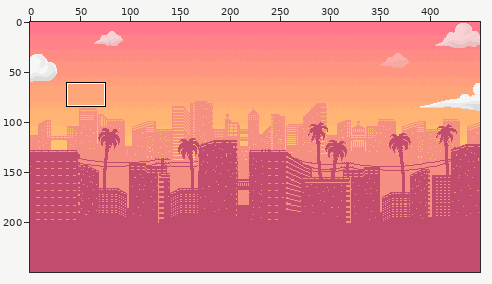
Two states of a sprite sheet, images/slideshow/bg2.png. The first picture is a wide view before the edit; the outline marks the close-up.
Close-up. Before:
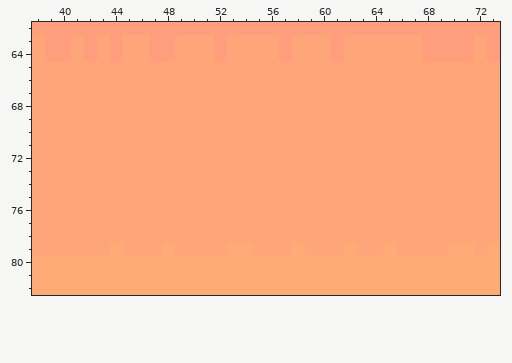
The file is 450x250 pixels. Colours within 5 levels of each other are drawn and written as one. Shown: x 38..73, y 62..82. The commit also changed other parts of the picture, which this record leaves out.
Once edited:
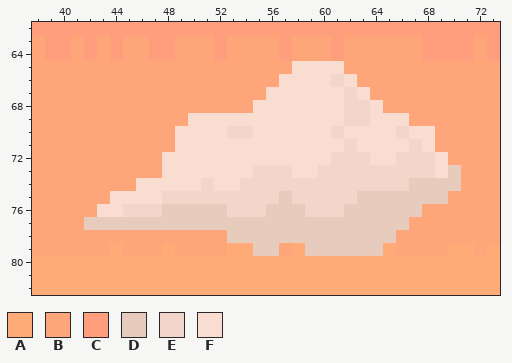
Palette (. is transparent): A #ffab78  B #ffa57a  C #ff9e7d  D #e7ccbe  E #f1d6c9  F #f9ddd1
Diff:
Colour A gives way to colour D in row 79 at x 62.
Colour B gives way to colour D in row 73 at x 70; in row 74 at x 67 to 70; in row 75 at x 57 and 63 to 69; in row 76 at x 48 to 52, 56 to 58 and 62 to 67; in row 77 at x 42 to 66; in row 78 at x 53 to 65.
Colour B gives way to colour D in row 79 at x 55 to 56, 59 to 61 and 63 to 64.
Colour B gives way to colour E in row 66 at x 61; in row 67 at x 62; in rows 68 to 69 at x 62 to 63; in row 70 at x 53 to 54, 61 and 66; in row 71 at x 62 and 67; in row 72 at x 61 to 63 and 66 to 68.
Colour B gives way to colour E in row 73 at x 55 to 57 and 60 to 68; in row 74 at x 51 and 54 to 66; in row 75 at x 48 to 56 and 58 to 62; in row 76 at x 45 to 47, 53 to 55 and 59 to 61.
Colour B gives way to colour F in row 65 at x 58 to 61; in row 66 at x 57 to 60 and 62; in row 67 at x 56 to 61 and 63; in row 68 at x 55 to 61 and 64; in row 69 at x 50 to 61 and 64 to 66; in row 70 at x 49 to 52, 55 to 60, 62 to 65 and 67 to 68.
Colour B gives way to colour F in row 71 at x 49 to 61, 63 to 66 and 68; in row 72 at x 48 to 60, 64 to 65 and 69; in row 73 at x 48 to 54, 58 to 59 and 69; in row 74 at x 46 to 50 and 52 to 53; in row 75 at x 44 to 47; in row 76 at x 43 to 44.
